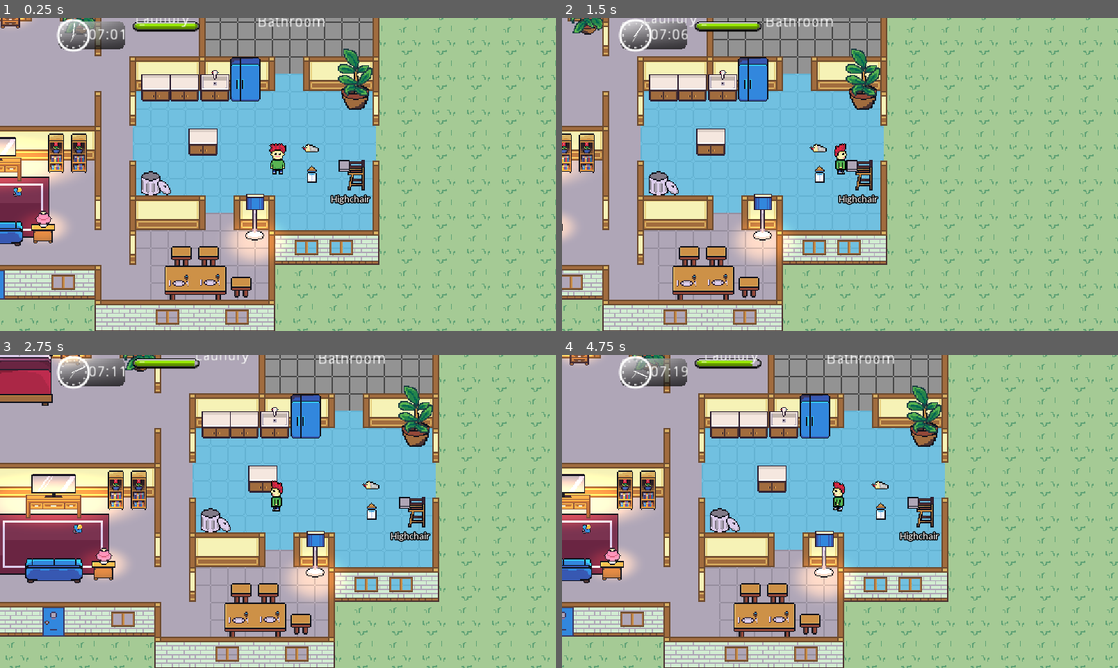
Above: before the commit, frames 1-4 (two rows, left to right).
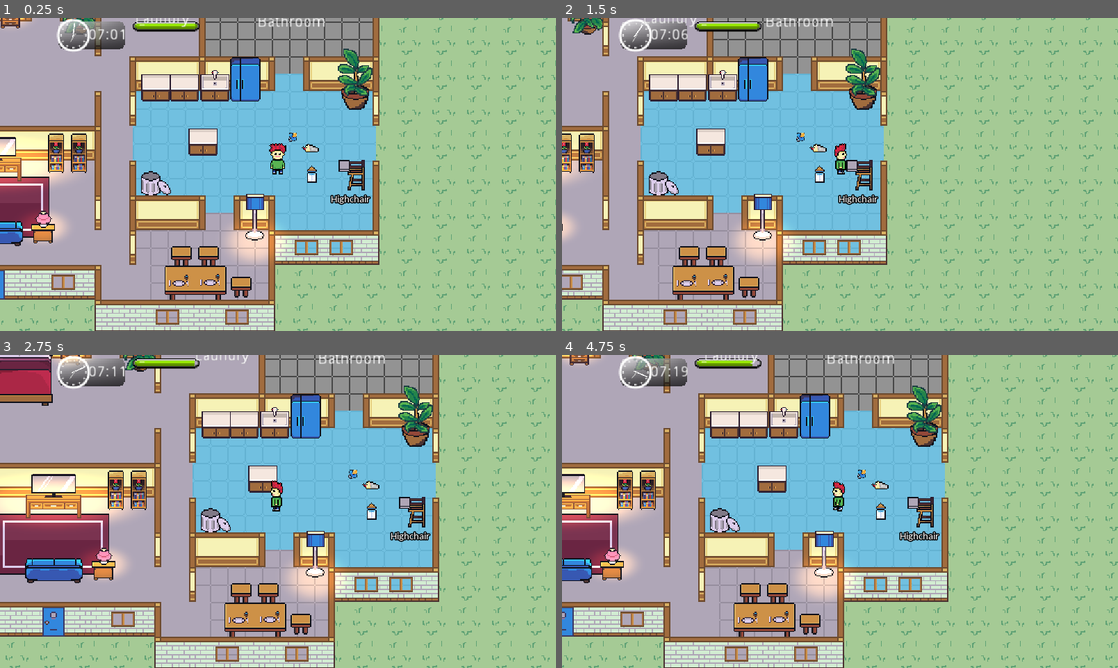
Above: after the commit, the same moments.

Repository: kevinms/godot-wild-jam-24
Game: Godot game, scene res://HouseV2.tscn
Two runs of this game, one before a commit and one after it. Both use one fixed random seed, a clock stepped at 60 frames per second and the inputs below. The engine's default icon, where the game draws it, is replaced by a stand-in: a white triangle on a blue panel in a dark square. Sound files missing from this copy of the repository are replaced by a short silence.
Inputs:
- Up to frame 1 (0.25 s): no input
- Up to frame 2 (1.5 s): tap Enter (ui_accept) at 0.5, 0.77 s; hold Right (ui_right) from 0.53 s (still down)
- Up to frame 3 (2.75 s): tap Enter (ui_accept) at 1.52 s; release Right (ui_right) at 2.03 s; hold Left (ui_left) from 2.03 s (still down)
- Up to frame 4 (4.75 s): release Left (ui_left) at 2.78 s; hold Right (ui_right) 2.78-4.28 s; tap Enter (ui_accept) at 3.02, 3.77, 4.52 s; tap Escape (ui_cancel) at 4.15 s; hold Left (ui_left) from 4.28 s (still down)

The runs differ from the first frame. In frame 1, less than 0.1% of the frame differs, in the area x 2-54%, y 36-58%; in frame 2, less than 0.1%; in frame 3, less than 0.1%, in the area x 13-65%, y 36-58%; in frame 4, less than 0.1%.

Commit message:
Notification panel in game to provide the player with hints and tips!

Diff:
--- a/Helper.gd
+++ b/Helper.gd
@@ -8,3 +8,8 @@
 	var x = rand_range(-radius, radius)
 	var y = rand_range(-radius, radius)
 	return Vector2(x, y)
+
+signal send_notification(msg)
+
+func notify(msg = "This is a notification message."):
+	emit_signal("send_notification", msg)
--- a/HouseV2.tscn
+++ b/HouseV2.tscn
@@ -37,6 +37,7 @@
 [ext_resource path="res://Furniture/Highchair.tscn" type="PackedScene" id=35]
 [ext_resource path="res://Furniture/BabyBottle.tscn" type="PackedScene" id=36]
 [ext_resource path="res://Interactions/FeedBabyMinigame/FeedBabyMinigame.tscn" type="PackedScene" id=37]
+[ext_resource path="res://World/NotificationPanel.tscn" type="PackedScene" id=38]
 
 [sub_resource type="TileSet" id=1]
 0/name = "floor-tiles-v2.png 0"
@@ -509,6 +510,10 @@
 margin_right = -62.9944
 margin_bottom = -108.347
 
+[node name="NotificationPanel" parent="YSort/Player/Camera2D" instance=ExtResource( 38 )]
+position = Vector2( 98.1789, -72.2408 )
+z_index = 300
+
 [node name="TrashThrowing" parent="YSort/Player/Camera2D" instance=ExtResource( 33 )]
 visible = false
 position = Vector2( 6.30676, 232.928 )
@@ -560,7 +565,7 @@
 [node name="Pacifier" parent="YSort" groups=[
 "pickupable",
 ] instance=ExtResource( 14 )]
-position = Vector2( 197.642, 129.157 )
+position = Vector2( 451.108, 78.3645 )
 
 [node name="bookshelf_flower" parent="YSort" instance=ExtResource( 13 )]
 position = Vector2( 254.4, 103.31 )
--- a/Interactions/Highchair.gd
+++ b/Interactions/Highchair.gd
@@ -47,8 +47,11 @@
 		object.collision_mask = 0
 	elif food:
 		# We already have something in the food slot.
+		Helper.notify("There is already something on the highchair.")
 		return false
 	else:
+		if !object.is_in_group("babyfood"):
+			Helper.notify("That is not baby food.")
 		food = object
 		$FoodPosition.add_child(object)
 		object.position = Vector2.ZERO
--- /dev/null
+++ b/World/NotificationBubble.gd
@@ -0,0 +1,28 @@
+extends Node2D
+
+signal bubble_expired(node)
+
+var msg: String setget set_msg
+func set_msg(value: String):
+	$PanelContainer/Label.text = value
+
+var timer: float setget set_timer
+func set_timer(value: float):
+	$Timer.wait_time = value
+
+var height: float setget ,get_height
+func get_height() -> float:
+	return $PanelContainer.rect_size.y
+
+func _ready():
+	var duration = 0.4
+	$Tween.interpolate_property(self, "scale", Vector2(0, 0), Vector2.ONE, 2.0, Tween.TRANS_ELASTIC, Tween.EASE_OUT)
+	$Tween.start()
+
+func _on_Timer_timeout():
+	$Tween.interpolate_property(self, "scale", Vector2.ONE, Vector2(0, 0), 0.3, Tween.TRANS_LINEAR, Tween.EASE_IN)
+	$Tween.connect("tween_all_completed", self, "_on_Tween_scale_zero")
+	$Tween.start()
+
+func _on_Tween_scale_zero():
+	emit_signal("bubble_expired", self)
--- /dev/null
+++ b/World/NotificationBubble.tscn
@@ -0,0 +1,43 @@
+[gd_scene load_steps=5 format=2]
+
+[ext_resource path="res://Fonts/carlito/Carlito-Regular.ttf" type="DynamicFontData" id=1]
+[ext_resource path="res://World/NotificationBubble.gd" type="Script" id=2]
+[ext_resource path="res://SFX/ding2.ogg" type="AudioStream" id=3]
+
+[sub_resource type="DynamicFont" id=1]
+size = 9
+font_data = ExtResource( 1 )
+
+[node name="NotificationBubble" type="Node2D"]
+script = ExtResource( 2 )
+
+[node name="PanelContainer" type="PanelContainer" parent="."]
+margin_right = 134.0
+margin_bottom = 24.0
+__meta__ = {
+"_edit_use_anchors_": false
+}
+
+[node name="Label" type="Label" parent="PanelContainer"]
+margin_left = 7.0
+margin_top = 7.0
+margin_right = 127.0
+margin_bottom = 17.0
+custom_fonts/font = SubResource( 1 )
+text = "Hello"
+autowrap = true
+__meta__ = {
+"_edit_use_anchors_": false
+}
+
+[node name="Timer" type="Timer" parent="."]
+wait_time = 3.0
+one_shot = true
+autostart = true
+
+[node name="DingAudio" type="AudioStreamPlayer" parent="."]
+stream = ExtResource( 3 )
+autoplay = true
+
+[node name="Tween" type="Tween" parent="."]
+[connection signal="timeout" from="Timer" to="." method="_on_Timer_timeout"]
--- /dev/null
+++ b/World/NotificationPanel.gd
@@ -0,0 +1,31 @@
+extends Node2D
+
+onready var bubble_scene = load("res://World/NotificationBubble.tscn")
+
+var bubbles = []
+
+func _ready():
+	Helper.connect("send_notification", self, "_on_Helper_send_notification")
+
+func _on_Helper_send_notification(msg):
+	print("Received message: ", msg)
+
+	var bubble = bubble_scene.instance()
+	bubble.position = Vector2.ZERO
+	bubble.msg = msg
+	bubble.timer = 3.0
+	bubble.connect("bubble_expired", self, "_on_NotificationBubble_bubble_expired")
+	bubbles.append(bubble)
+
+	add_child(bubble)
+
+	shift_up(bubble.height + 1)
+
+func shift_up(amt: float):
+	for bubble in bubbles:
+		$Tween.interpolate_property(bubble, "position", bubble.position, bubble.position + Vector2(0, -amt), 0.3, Tween.TRANS_QUAD, Tween.EASE_OUT)
+	$Tween.start()
+
+func _on_NotificationBubble_bubble_expired(node):
+	bubbles.erase(node)
+	node.queue_free()
--- /dev/null
+++ b/World/NotificationPanel.tscn
@@ -0,0 +1,8 @@
+[gd_scene load_steps=2 format=2]
+
+[ext_resource path="res://World/NotificationPanel.gd" type="Script" id=1]
+
+[node name="NotificationPanel" type="Node2D"]
+script = ExtResource( 1 )
+
+[node name="Tween" type="Tween" parent="."]
--- a/project.godot
+++ b/project.godot
@@ -54,6 +54,10 @@
 "size_limit": 0,
 "stream": false,
 "svg/scale": 1.0
+}
+ogg_vorbis={
+"loop": false,
+"loop_offset": 0
 }
 
 [input]
Not shown: 1 places in HouseV2.tscn that only renumber resources
Not shown, added: SFX/ding2.ogg.import
Not shown, added: SFX/ding2.ogg
Not shown, added: World/player-rotated-head.xcf
